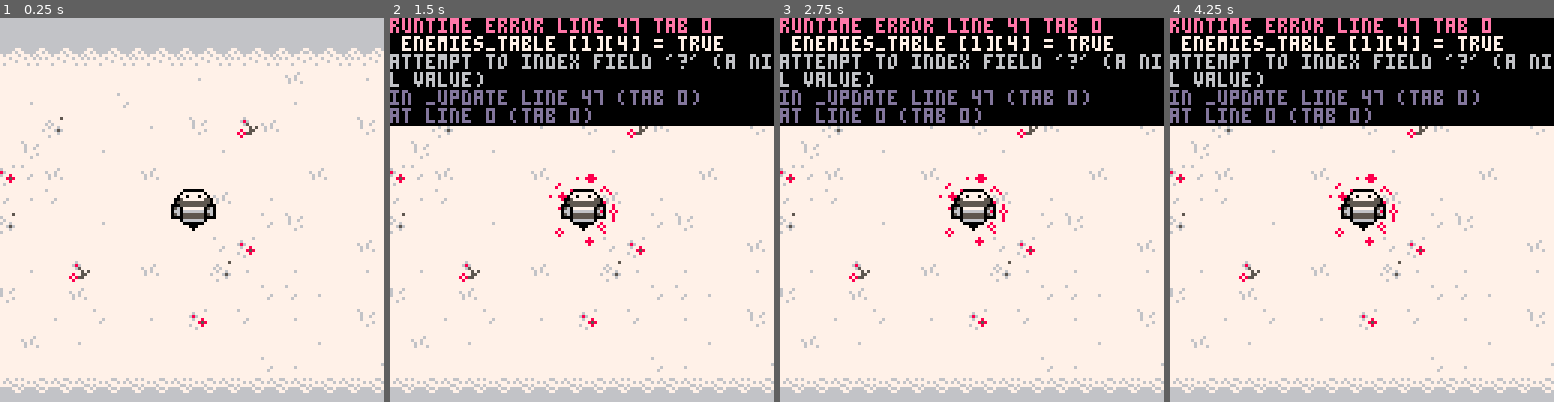
Above: before the commit, frames 1-4 (left to right).
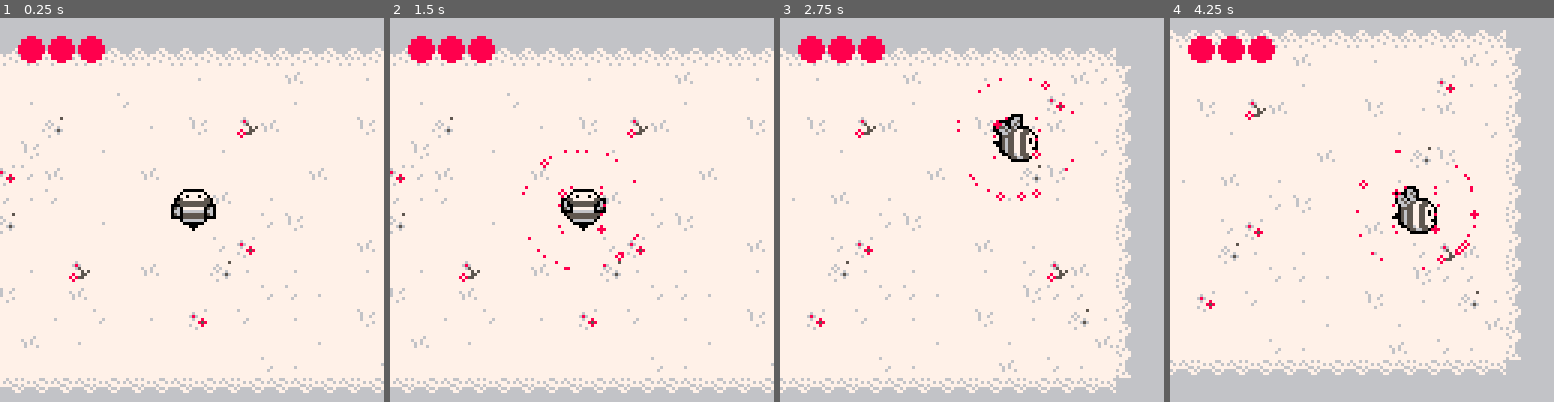
Above: after the commit, the same moments.

Repository: MariaHodor/Pico8-game
Game: PICO-8 cartridge joc_albina.p8
Two runs of this game, one before a commit and one after it. Both use one fixed random seed, a clock stepped at 60 frames per second and the inputs below.
Inputs:
- Up to frame 1 (0.25 s): no input
- Up to frame 2 (1.5 s): tap X (X key) at 0.33, 1.07 s; tap O (Z key) at 0.7 s
- Up to frame 3 (2.75 s): hold Right 1.6-2.1 s; tap O (Z key) at 1.7, 2.1, 2.5 s; tap X (X key) at 1.85 s; hold Up 2.15-2.42 s; hold Right from 2.47 s (still down)
- Up to frame 4 (4.25 s): tap O (Z key) every 0.4 s from 2.9 to 4.1 s; tap X (X key) at 2.97, 4.08 s; release Right at 3.03 s; hold Left 3.08-3.58 s; hold Down 3.63-3.97 s; hold Right from 4.02 s (still down)

The runs differ from the first frame. In frame 1, 1.1% of the frame differs, in the area x 4-28%, y 4-12%; in frame 2, 29%; in frame 3, 40%; in frame 4, 43%, in the area x 0-100%, y 0-98%.
Error before the commit: runtime error line 47 tab 0; enemies_table [1][4] = true; attempt to index field '?' (a nil value)

Commit message:
life added, press x to pollinate, enemies give damage

Diff:
--- a/joc_albina.p8
+++ b/joc_albina.p8
@@ -3,6 +3,9 @@
 __lua__
 x = 90
 y = 56
+x_g = 0
+y_g = 0
+hp = 3
 end_time = 0
 function _init()
 	t,f,s=0,1,7
@@ -45,24 +48,27 @@
 		end
 	end_time = time()+2
 	sfx(00)
-	end
-	if(btn(🅾️)) then
- enemies_table [1][4] = true
+	collide_e()
 	end
 end
 
 function _draw()
 	cls(14)
+	if hp==0 then
+		stop("game over!", 44, 64)
+	end
 	current_time = time()
 
 	camera_follow()
+	collide_h()
 
 	palt(0,false)
 	palt(11, true)
 	map(0,0,0,0,32,32)
-	--spr(33,x,y,2,2,false,false)
-
-	if current_time%10==0 then
+
+	draw_hp()
+
+	if current_time%5==0 then
 		create_enemy()
 	end
 	draw_enemies()
@@ -136,6 +142,22 @@
 		end
 	end
 end
+
+function draw_hp()
+
+if hp>=1 then
+circfill(cam_x+10,cam_y+10,4,8)
+end
+
+if hp>=2 then
+circfill(cam_x+20,cam_y+10,4,8)
+end
+
+if hp==3 then
+circfill(cam_x+30,cam_y+10,4,8)
+end
+
+end
 -->8
 function camera_follow()
 cam_x = x - 56
@@ -164,10 +186,23 @@
 		false})
 end
 
+function collide_h()
+	for v in all(enemies_table) do
+		if abs(x+2 - v[2]) <= 10 then
+		if abs(y+2 - v[3]) <= 10 then
+		if v[4] == false then
+		hp=hp-1
+		del(enemies_table, v)
+		end
+		end
+		end
+	end
+end
+
 function collide_e()
 	for v in all(enemies_table) do
-	 if abs(x+x_g+8 - v[2]) < 1 then
-	 if abs(y+y_g+8 - v[3]) < 1 then
+	 if abs(x+x_g+8 - v[2]) < 10 then
+	 if abs(y+y_g+8 - v[3]) < 10 then
 	 v[4] = true
 	 end
 	 end
